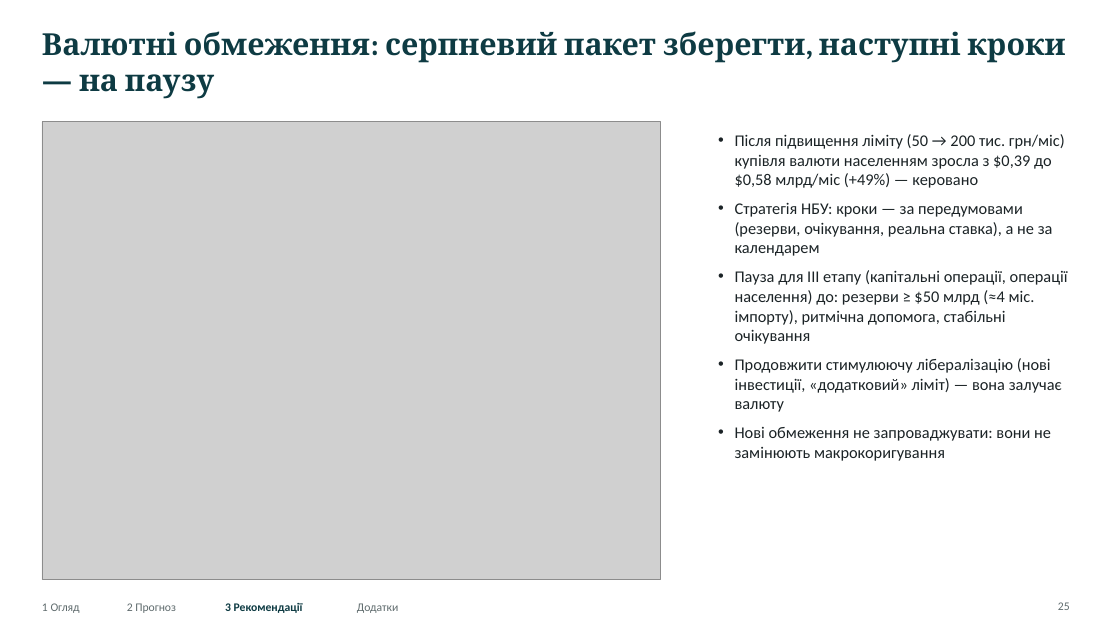
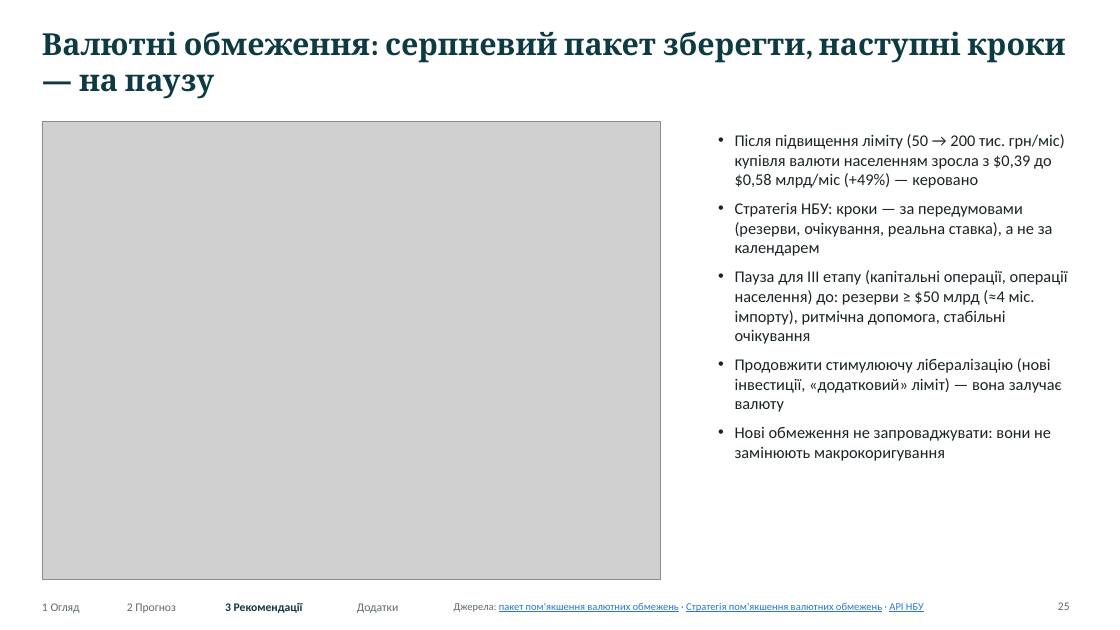
Before and after one commit to caplitt/nbu-challenge-2026, a slide deck: slide 25 of presentation/NBU_University_Challenge_2026.pptx. Drawn at 1120x630 pixels with LibreOffice and Linux fonts; fonts in the diff are those of the drawing; grey boxes stand for pictures. Boxes give left, top, right and bottom in pixels: in the first picture for what was removed or moved away, otherwise in the second. Text is boxed around its words. In the diff, an @@ line names an element or a change of style, - is before the commit and + after.

```diff
--- a/presentation/NBU_University_Challenge_2026.pptx
+++ b/presentation/NBU_University_Challenge_2026.pptx
@@ text added at (x1=454, y1=603, x2=924, y2=612), 9 pt, text #2A78D6, underline @@
+Джерела: пакет пом'якшення валютних обмежень · Стратегія пом'якшення валютних обмежень · API НБУ
```
Also in this commit, not shown: 25 other slides changed, 13 other files.
